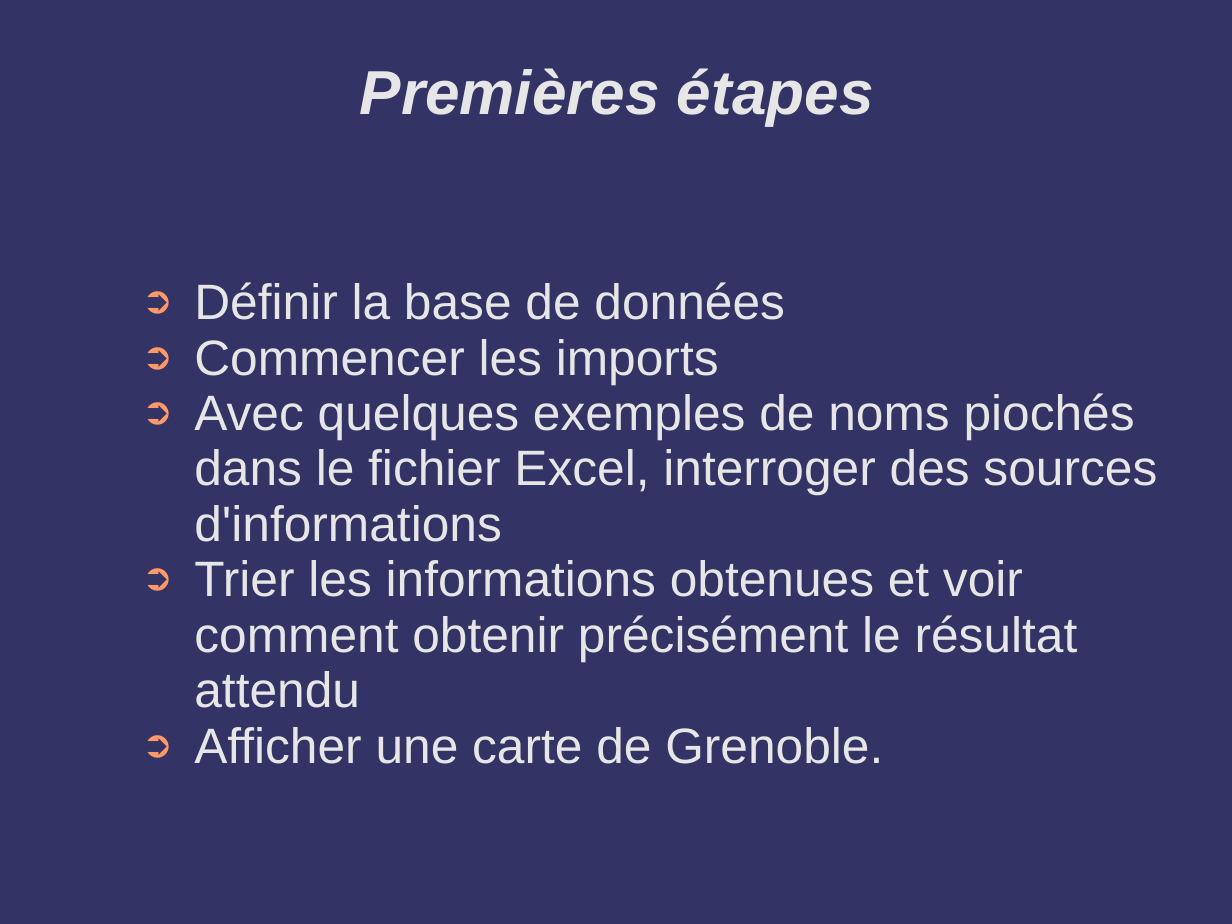
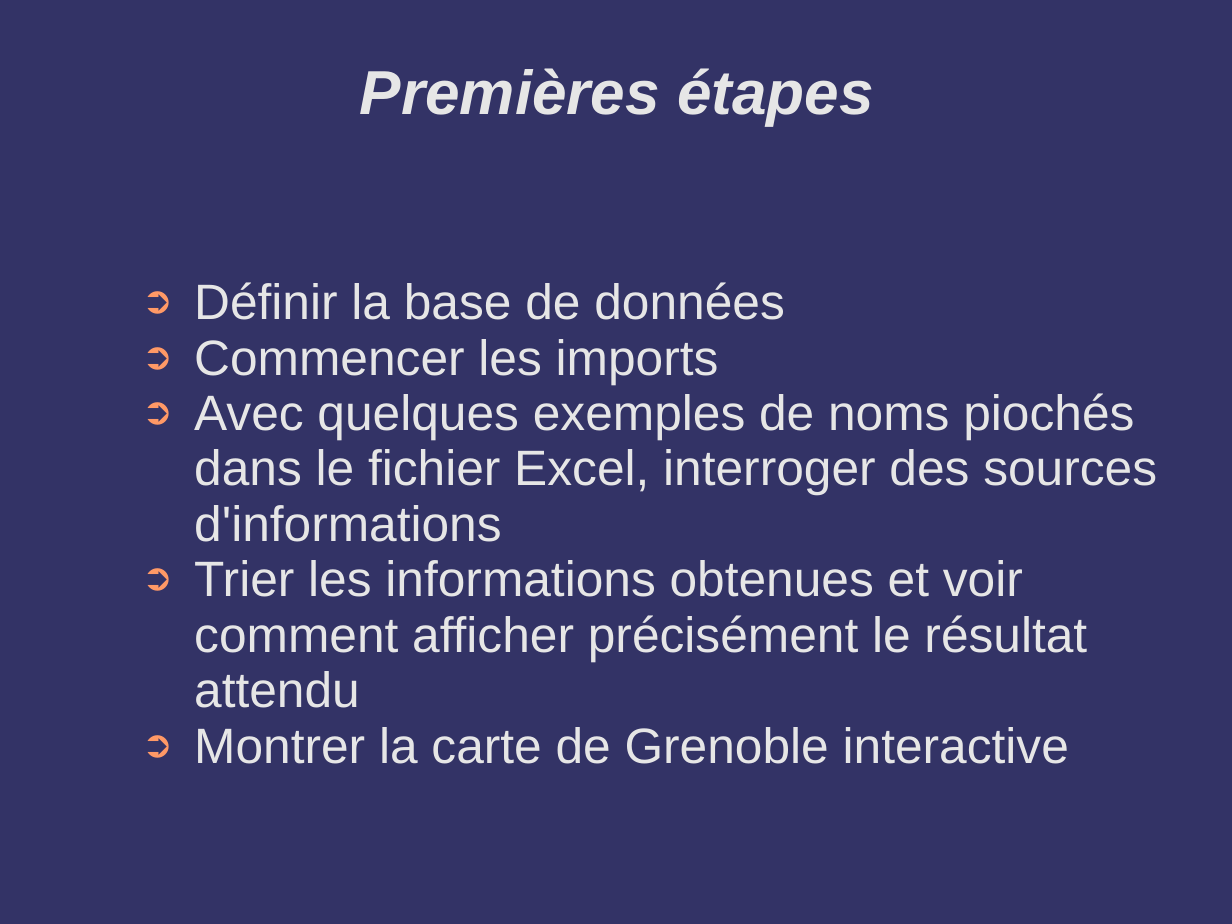
Before and after one commit to HamidBe/turbine_project, a slide deck: slide 6 of Documents/Cartographie_Feminine.ppt. Drawn at 1232x924 pixels with LibreOffice and Linux fonts; fonts in the diff are those of the drawing; background and template pictures are left out. Boxes give left, top, right and bottom in pixels: in the first picture for what was removed or moved away, otherwise in the second. Text is boxed around its words. In the diff, an @@ line names an element or a change of style, - is before the commit and + after.

```diff
--- a/Documents/Cartographie_Feminine.ppt
+++ b/Documents/Cartographie_Feminine.ppt
@@ text at box(194, 560, 1087, 764): text changed @@
-➲ Trier les informations obtenues et voir comment obtenir précisément le résultat attendu
-➲ Afficher une carte de Grenoble.
+➲ Trier les informations obtenues et voir comment afficher précisément le résultat attendu
+➲ Montrer la carte de Grenoble interactive
```
Also in this commit, not shown: 4 other slides changed, 1 slide added, 1 other file.
